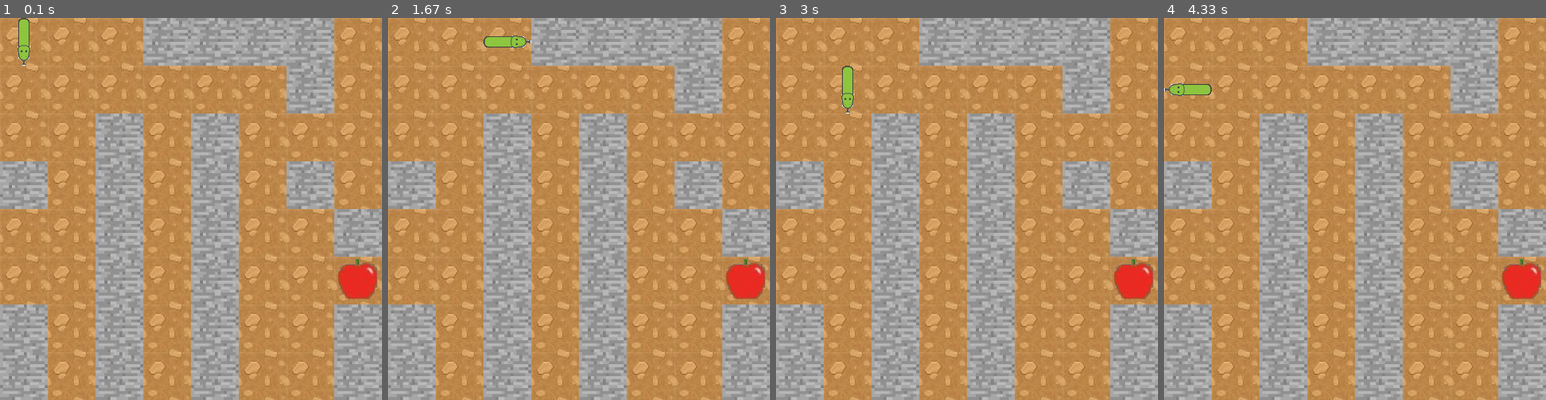
Above: before the commit, frames 1-4 (left to right).
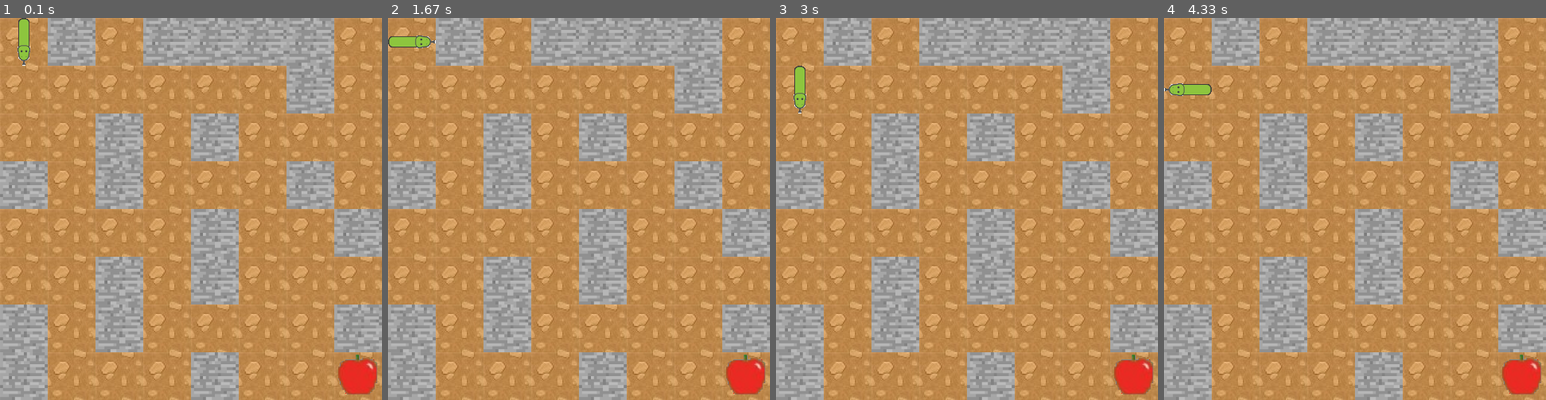
Above: after the commit, the same moments.

Repository: ella-arminta/snakegame
Game: pygame game, started from main.py
Same seed, same stepped clock (60 frames per second), same inputs: the game is played once before the commit and once after it.
Inputs:
- Up to frame 1 (0.1 s): no input
- Up to frame 2 (1.67 s): hold Right 0.33-0.8 s; hold Up 0.83-1.18 s; hold Right from 1.22 s (still down)
- Up to frame 3 (3 s): release Right at 1.82 s; hold Left 1.85-2.62 s; hold Down from 2.65 s (still down)
- Up to frame 4 (4.33 s): release Down at 3.53 s; hold Left from 3.57 s (still down)

The runs differ from the first frame. In frame 1, 10% of the frame differs, in the area x 12-100%, y 0-100%; in frame 2, 11%, in the area x 0-100%, y 0-100%; in frame 3, 11%; in frame 4, 10%.

Commit message:
ubah map dikit

Diff:
--- a/main.py
+++ b/main.py
@@ -140,19 +140,19 @@
         pygame.mixer.music.load('resources/bg_music_2.mp3')
         pygame.mixer.music.play(-1, 0)
         self.map = [
-                    [Node(0),Node(0),Node(0),Node(1),Node(1),Node(1),Node(1),Node(0)],
+                    [Node(0),Node(1),Node(0),Node(1),Node(1),Node(1),Node(1),Node(0)],
                     [Node(0),Node(0),Node(0),Node(0),Node(0),Node(0),Node(1),Node(0)],
                     [Node(0),Node(0),Node(1),Node(0),Node(1),Node(0),Node(0),Node(0)],
-                    [Node(1),Node(0),Node(1),Node(0),Node(1),Node(0),Node(1),Node(0)],
-                    [Node(0),Node(0),Node(1),Node(0),Node(1),Node(0),Node(0),Node(1)],
+                    [Node(1),Node(0),Node(1),Node(0),Node(0),Node(0),Node(1),Node(0)],
+                    [Node(0),Node(0),Node(0),Node(0),Node(1),Node(0),Node(0),Node(1)],
                     [Node(0),Node(0),Node(1),Node(0),Node(1),Node(0),Node(0),Node(0)],
-                    [Node(1),Node(0),Node(1),Node(0),Node(1),Node(0),Node(0),Node(1)],
-                    [Node(1),Node(0),Node(1),Node(0),Node(1),Node(0),Node(0),Node(1)],
+                    [Node(1),Node(0),Node(1),Node(0),Node(0),Node(0),Node(0),Node(1)],
+                    [Node(1),Node(0),Node(0),Node(0),Node(1),Node(0),Node(0),Node(1)],
                     ]
 
         # buat jalur tercepat
         self.source = 0
-        self.dest = 47
+        self.dest = 63
         for i in range(len(self.map)): #ngeset letak start dan end nya snake di map
             for j in range(len(self.map[i])):
                 if self.map[i][j].path_id == self.source:
